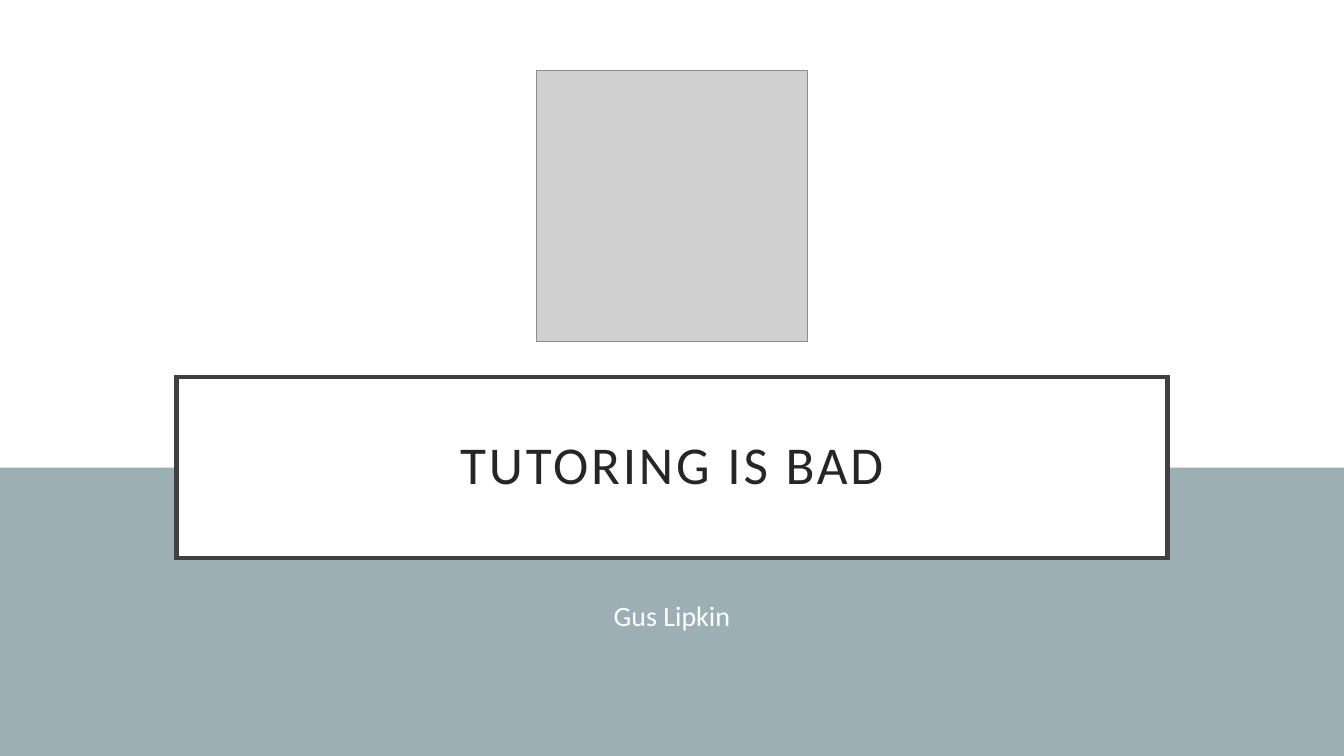
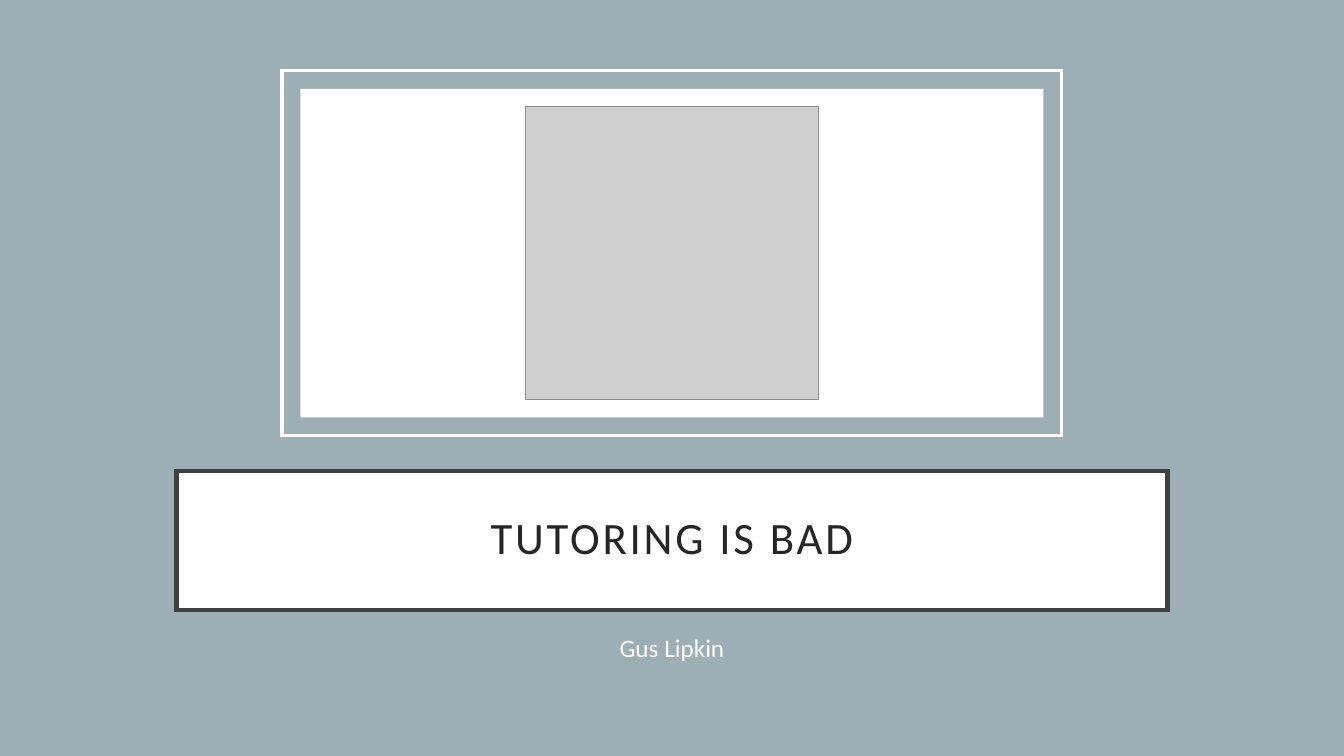
Before and after one commit to guslipkin/Fall2021, a slide deck: slide 1 of ECO 3930 ~ Contemporary Economics/Final Paper/FinalPaper.pptx. Drawn at 1344x756 pixels with LibreOffice and Linux fonts; fonts in the diff are those of the drawing; grey boxes stand for pictures. Boxes give left, top, right and bottom in pixels: in the first picture for what was removed or moved away, otherwise in the second. Text is boxed around its words. In the diff, an @@ line names an element or a change of style, - is before the commit and + after.

```diff
--- a/ECO 3930 ~ Contemporary Economics/Final Paper/FinalPaper.pptx
+++ b/ECO 3930 ~ Contemporary Economics/Final Paper/FinalPaper.pptx
@@ rectangle: place and size @@
-rectangle at [0, 468, 1344, 756]
+rectangle at [0, 0, 1344, 756]
@@ rectangle added at [282, 71, 1062, 436], outline #FFFFFF 2.5 pt @@
@@ rectangle added at [300, 89, 1044, 417], fill #FFFFFF @@
@@ picture: place and size @@
-picture at [536, 71, 808, 342]
+picture at [526, 107, 819, 399]
@@ title "TUTORING IS BAD": place and size @@
-title "TUTORING IS BAD" at [176, 377, 1168, 559]
+title "TUTORING IS BAD" at [176, 471, 1168, 610]
@@ title "TUTORING IS BAD" at [176, 471, 1168, 610]: size 38 to 32 pt @@
@@ subtitle "Gus Lipkin": place and size @@
-subtitle "Gus Lipkin" at [614, 606, 730, 631]
+subtitle "Gus Lipkin" at [620, 639, 724, 661]
@@ subtitle "Gus Lipkin" at [620, 639, 724, 661]: size 20 to 18 pt @@
```
Also in this commit, not shown: 2 other slides changed, 32 slides added, 1 other file.
